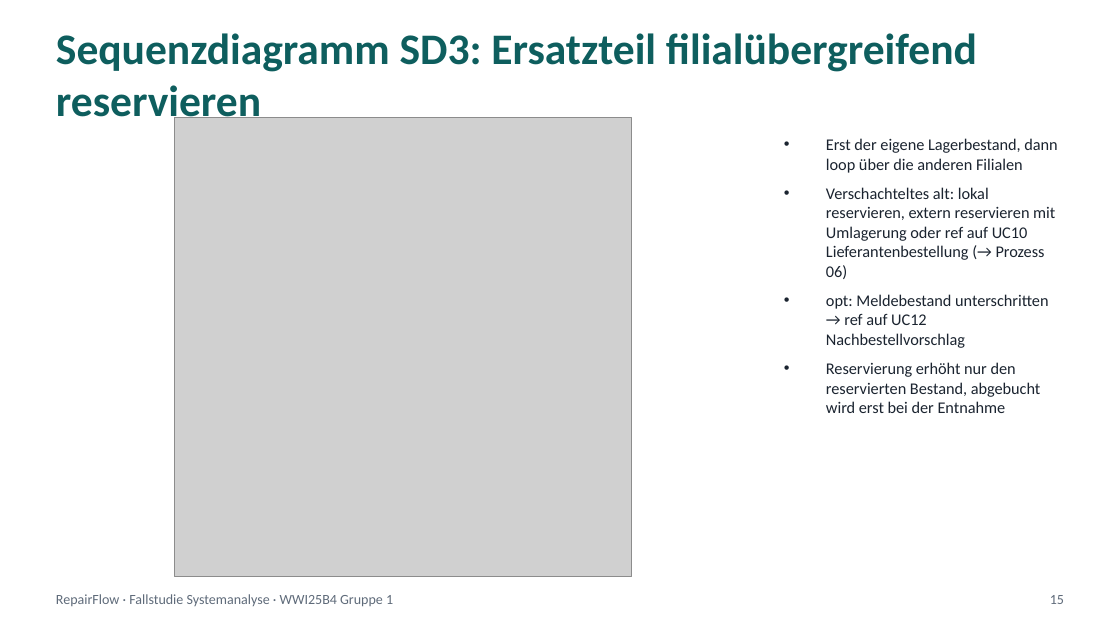
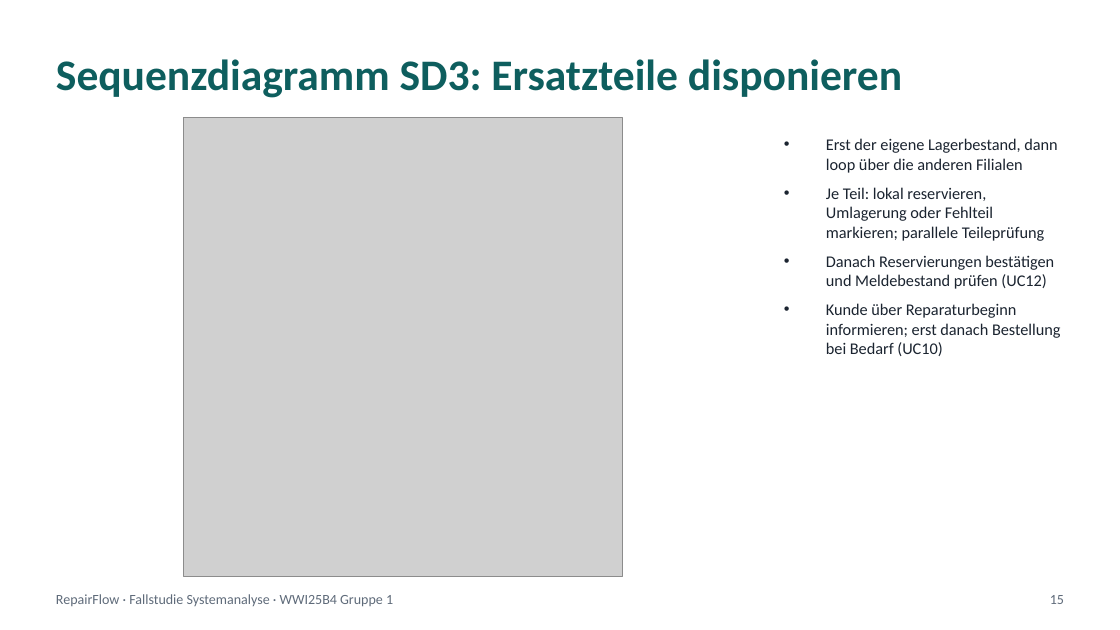
Before and after one commit to jakobschwan123-cmd/casestudy-semester-3, a slide deck: slide 15 of praesi/Abschlusspraesentation.pptx. Drawn at 1120x630 pixels with LibreOffice and Linux fonts; fonts in the diff are those of the drawing; grey boxes stand for pictures. Boxes give left, top, right and bottom in pixels: in the first picture for what was removed or moved away, otherwise in the second. Text is boxed around its words. In the diff, an @@ line names an element or a change of style, - is before the commit and + after.

```diff
--- a/praesi/Abschlusspraesentation.pptx
+++ b/praesi/Abschlusspraesentation.pptx
@@ text at (56,59,902,98): text changed @@
-Sequenzdiagramm SD3: Ersatzteil filialübergreifend reservieren
+Sequenzdiagramm SD3: Ersatzteile disponieren
@@ picture: place and size @@
-picture at (175,118,632,577)
+picture at (184,118,623,577)
@@ text at (826,187,1061,356): text changed @@
-• Verschachteltes alt: lokal reservieren, extern reservieren mit Umlagerung oder ref auf UC10 Lieferantenbestellung (→ Prozess 06)
-• opt: Meldebestand unterschritten → ref auf UC12 Nachbestellvorschlag
-• Reservierung erhöht nur den reservierten Bestand, abgebucht wird erst bei der Entnahme
+• Je Teil: lokal reservieren, Umlagerung oder Fehlteil markieren; parallele Teileprüfung
+• Danach Reservierungen bestätigen und Meldebestand prüfen (UC12)
+• Kunde über Reparaturbeginn informieren; erst danach Bestellung bei Bedarf (UC10)
```
Also in this commit, not shown: 3 other slides changed, 44 other files.
